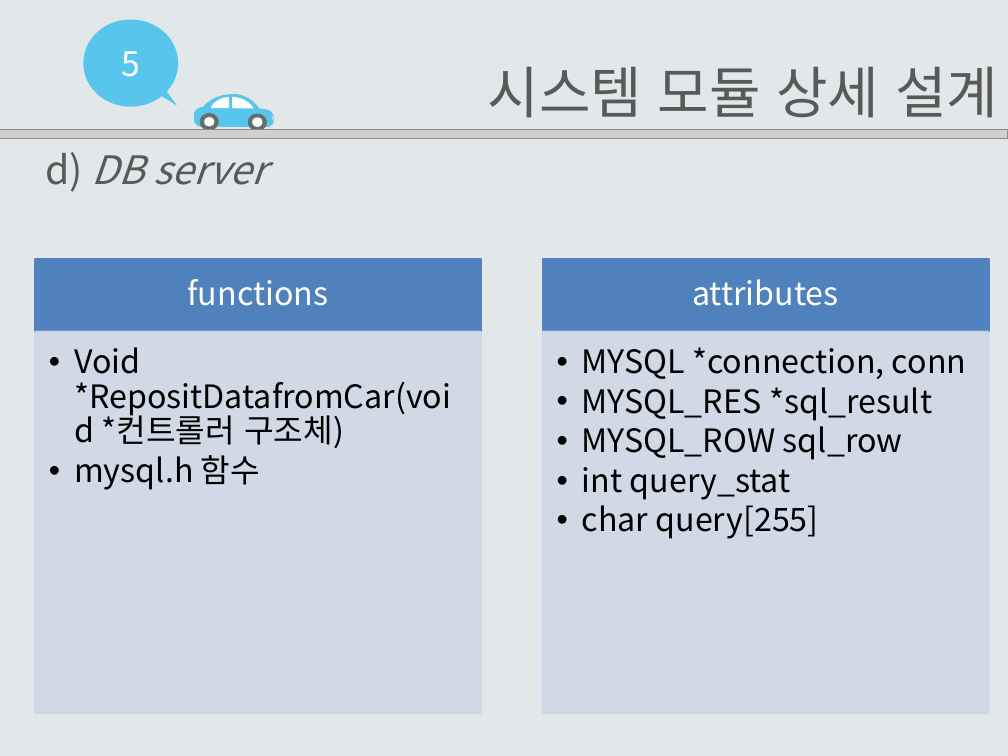
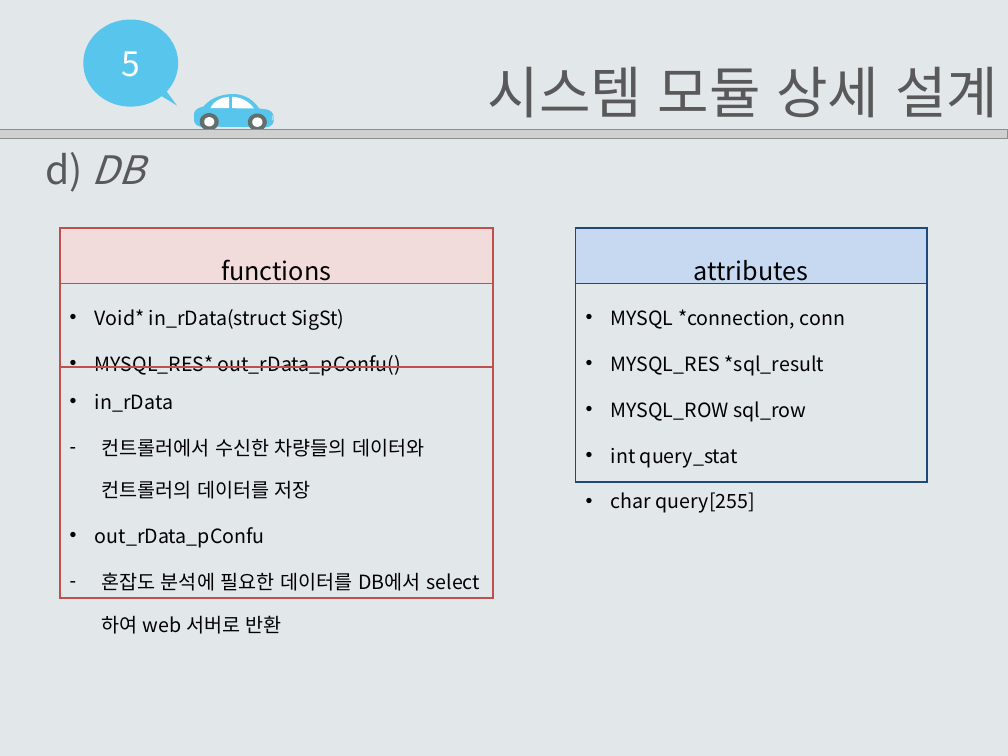
Before and after one commit to EomHeeSang/grad_proj, a slide deck: slide 23 of 발표자료/설계서2-14(엄희상,박주호,김태경).pptx. Drawn at 1008x756 pixels with LibreOffice and Linux fonts; fonts in the diff are those of the drawing; grey boxes stand for pictures. Boxes give left, top, right and bottom in pixels: in the first picture for what was removed or moved away, otherwise in the second. Text is boxed around its words. In the diff, an @@ line names an element or a change of style, - is before the commit and + after.

```diff
--- a/발표자료/설계서2-14(엄희상,박주호,김태경).pptx
+++ b/발표자료/설계서2-14(엄희상,박주호,김태경).pptx
@@ text at (x1=46, y1=152, x2=145, y2=192): text changed; italic off @@
-d) DB server
+d) DB
@@ table added at (x1=59, y1=228, x2=493, y2=638), 3 rows, 1 columns @@
+functions
+Void* in_rData(struct SigSt) / MYSQL_RES* out_rData_pConfu()
+in_rData / 컨트롤러에서 수신한 차량들의 데이터와 컨트롤러의 데이터를 저장 / out_rData_pConfu / 혼잡도 분석에 필요한 데이터를 DB에서 select하여 web 서버로 반환
@@ table added at (x1=576, y1=228, x2=926, y2=517), 2 rows, 1 columns @@
+attributes
+MYSQL *connection, conn / MYSQL_RES *sql_result / MYSQL_ROW sql_row / int query_stat / char query[255]
@@ group removed at (x1=35, y1=259, x2=989, y2=713): 4 rectangles, 4 texts @@
-functions
-  •• Void *RepositDatafromCar(void *컨트롤러 구조체)
-  •• mysql.h 함수
-attributes
-  •• MYSQL *connection, conn
-  •• MYSQL_RES *sql_result
-  •• MYSQL_ROW sql_row
-  •• int query_stat
-  •• char query[255]
```
Also in this commit, not shown: 18 other slides changed, 1 slide added, 3 other files.
